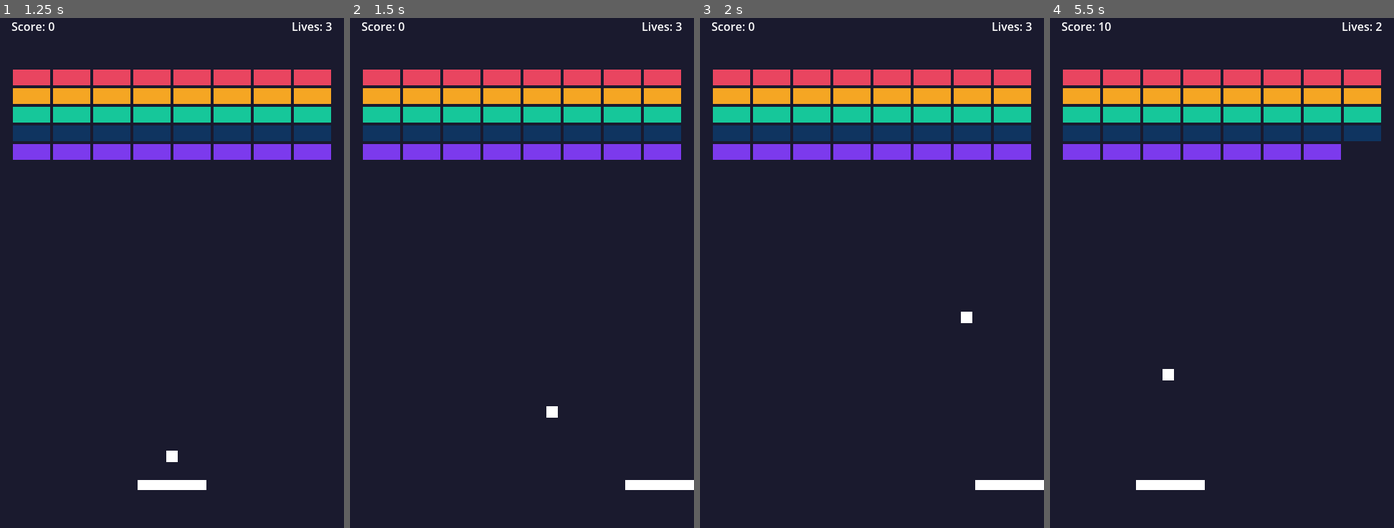
Above: before the commit, frames 1-4 (left to right).
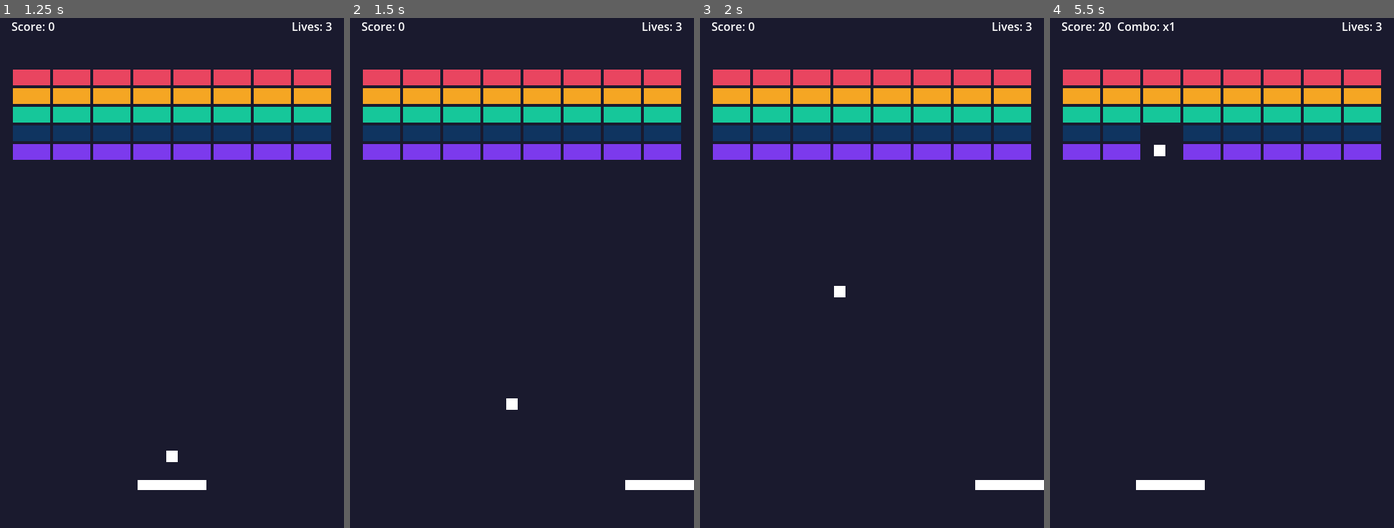
Above: after the commit, the same moments.

Repository: WSQS/brick-blast
Game: Godot game, scene res://scene/menu.tscn
Two runs of this game, one before a commit and one after it. Both use one fixed random seed, a clock stepped at 60 frames per second and the inputs below.
Inputs (mouse positions are in pixels of both pictures, inside the frame that each line leads up to):
- Up to frame 1 (1.25 s): click "Start" at 0.5 s
- Up to frame 2 (1.5 s): tap Enter (ui_accept) at 1.25 s; move the mouse to (597, 242) at 1.27 s; hold Right (ui_right) from 1.28 s (still down); hold Enter (ui_accept) from 1.28 s (still down); click (597, 242) at 1.42 s
- Up to frame 3 (2 s): keep holding Right (ui_right); keep holding Enter (ui_accept)
- Up to frame 4 (5.5 s): release Right (ui_right) at 2 s; release Enter (ui_accept) at 2 s; drag from (1153, 293) to (1204, 375) at 2.02 s; move the mouse to (1256, 155) at 2.77 s; hold Right (ui_right) 2.78-3.5 s; hold Enter (ui_accept) 2.78-3.5 s; tap Alt at 2.85 s; click (1256, 155) at 2.92 s; drag from (1204, 375) to (1118, 191) at 3.52 s; move the mouse to (1325, 349) at 4.27 s; hold Left (ui_left) 4.28-5 s; hold Enter (ui_accept) 4.28-5 s; click (1325, 349) at 4.42 s; drag from (1118, 191) to (1170, 140) at 5.02 s

Frame 1 is identical in both runs. In frame 2, 0.1% of the frame differs, in the area x 45-61%, y 74-79%; in frame 3, 0.1%; in frame 4, 1.2%, in the area x 14-97%, y 0-72%.

Commit message:
refactor: readability pass across all scripts
main.gd: extract _random_launch_dir, _sync_pierce_count,

_game_over; magic numbers to named constants; defensive

brick cleanup in _spawn_bricks; star string via repeat.

ball.gd: add is_active flag, get/set_speed encapsulation,

flatten _physics_process, remove redundant parent checks.

paddle.gd: add parent null guard.

Sync docs test count to 73.

Diff:
--- a/script/ball.gd
+++ b/script/ball.gd
@@ -8,10 +8,10 @@
 const RADIUS: float = 8.0
 
 var _speed: float = SPEED
-var pierce_count: int = 0  # Piercing shots remaining (D014)
-var is_extra_ball: bool = false  # Extra balls are consumable, don't cost lives (D014)
+var pierce_count: int = 0
+var is_extra_ball: bool = false
+var is_active: bool = true
 
-# Playfield bounds (set by main on ready)
 var bounds: Rect2 = Rect2(0, 0, 480, 720)
 
 
@@ -19,46 +19,44 @@
 	velocity = direction.normalized() * _speed
 
 
+func get_speed() -> float:
+	return _speed
+
+
+func set_speed(s: float) -> void:
+	_speed = s
+
+
 func _physics_process(delta: float) -> void:
+	if not is_active:
+		return
 	var parent := get_parent()
-	# Skip physics when ball is stuck to paddle (D012)
-	if parent and parent.get("ball_stuck") == true:
-		return
-	# Skip physics when paused (D012)
-	if parent and parent.get("paused") == true:
+	if parent == null or parent.get("ball_stuck") or parent.get("paused"):
 		return
 
 	var collision := move_and_collide(velocity * delta)
-
-	# Wall collisions (left / right / top) via bounds check
 	_handle_walls()
 
 	if collision:
 		var collider := collision.get_collider()
-		if collider:
-			if collider.is_in_group("brick"):
-				if pierce_count > 0:
-					pierce_count -= 1
-					# Pierce: destroy brick without bouncing
-				else:
-					velocity = velocity.bounce(collision.get_normal())
-				collider.destroy()
-			elif parent and collider == parent.paddle:
-				velocity = bounce_off_paddle(global_position, collider.get_rect(), _speed)
-				_speed = minf(_speed * 1.03, MAX_SPEED)
-				velocity = velocity.normalized() * _speed
-				# Notify main to reset combo (D011)
-				if parent and parent.has_method("_on_paddle_hit"):
-					parent._on_paddle_hit()
+		if collider and collider.is_in_group("brick"):
+			if pierce_count > 0:
+				pierce_count -= 1
+			else:
+				velocity = velocity.bounce(collision.get_normal())
+			collider.destroy()
+		elif collider == parent.paddle:
+			velocity = bounce_off_paddle(global_position, collider.get_rect(), _speed)
+			_speed = minf(_speed * 1.03, MAX_SPEED)
+			velocity = velocity.normalized() * _speed
+			parent._on_paddle_hit()
 
-	# Fell below paddle — notify main (main decides life cost based on remaining balls)
 	if global_position.y > bounds.end.y + 50:
-		var p := parent
-		if p and "extra_balls" in p and p.extra_balls.has(self):
-			p.extra_balls.erase(self)
+		if is_extra_ball:
+			parent.extra_balls.erase(self)
 			queue_free()
-		elif p and p.has_method("_on_ball_lost"):
-			p._on_ball_lost()
+		else:
+			parent._on_ball_lost()
 
 
 func _handle_walls() -> void:
--- a/script/main.gd
+++ b/script/main.gd
@@ -3,13 +3,13 @@
 
 const UpgradeScript = preload("res://script/upgrade.gd")
 
+# Brick grid
 const COLS: int = 8
 const ROWS: int = 5
 const BRICK_W: float = 52.0
 const BRICK_H: float = 22.0
 const BRICK_GAP: float = 4.0
 const BRICK_MARGIN_TOP: float = 80.0
-
 const COLORS: Array[Color] = [
 	Color("e94560"),
 	Color("f5a623"),
@@ -18,9 +18,13 @@
 	Color("7c3aed"),
 ]
 
+# Paddle & ball
 const PADDLE_Y: float = 660.0
 const BALL_OFFSET: float = 40.0
 const START_LIVES: int = 3
+const PADDLE_WIDE_FACTOR: float = 1.5
+const PADDLE_MAX_WIDTH_RATIO: float = 0.8
+const STAR_COMBO_THRESHOLD: int = 10
 
 @export var brick_scene: PackedScene
 @export var ball_scene: PackedScene
@@ -34,7 +38,7 @@
 @onready var message: Label = $HUD/Message
 @onready var restart_button: Button = $HUD/RestartButton
 @onready var menu_button: Button = $HUD/MenuButton
-@onready var upgrade_panel = $UpgradePanel
+@onready var upgrade_panel: CanvasLayer = $UpgradePanel
 
 var lives: int = START_LIVES
 var score: int = 0
@@ -42,18 +46,15 @@
 var game_over: bool = false
 var paused: bool = false
 
-# Combo system (D011)
 var combo: int = 0
 var max_combo: int = 0
 var lives_lost_this_level: int = 0
 
-# Ball stick state (D012): ball waits on paddle until player launches
 var ball_stuck: bool = true
 
-# Upgrade state (D014)
-var upgrades: Dictionary = {}  # UpgradeScript.Type -> count
+var upgrades: Dictionary = {}  # UpgradeScript.Type -> stack count
 var rounds_cleared: int = 0
-var extra_balls: Array[CharacterBody2D] = []  # Multi-ball upgrade (D014)
+var extra_balls: Array[CharacterBody2D] = []
 
 
 func _ready() -> void:
@@ -67,15 +68,11 @@
 
 
 func _input(event: InputEvent) -> void:
-	if game_over:
-		return
-	# Don't process game input when upgrade panel is open
-	if upgrade_panel and upgrade_panel.visible:
-		return
-	# Launch ball (D012) — only when not paused
-	if not paused and ball_stuck and (event.is_action_pressed("ui_accept") or (event is InputEventMouseButton and event.pressed)):
-		_launch_ball()
-	# Pause (D012)
+	if game_over or upgrade_panel.visible:
+		return
+	if not paused and ball_stuck:
+		if event.is_action_pressed("ui_accept") or (event is InputEventMouseButton and event.pressed):
+			_launch_ball()
 	if event.is_action_pressed("ui_cancel"):
 		_toggle_pause()
 
@@ -91,30 +88,26 @@
 
 func _launch_ball() -> void:
 	ball_stuck = false
-	var angle: float = randf_range(-PI / 4.0, PI / 4.0) - PI / 2.0
-	ball.launch(Vector2(cos(angle), sin(angle)))
-	# Launch any extra balls with different angles (D014)
+	_sync_pierce_count()
+	ball.launch(_random_launch_dir())
 	for extra in extra_balls:
 		if is_instance_valid(extra):
-			var ext_angle: float = randf_range(-PI / 4.0, PI / 4.0) - PI / 2.0
-			extra.launch(Vector2(cos(ext_angle), sin(ext_angle)))
-
-
-func _launch_extra_ball(extra: CharacterBody2D) -> void:
-	# Position at paddle and launch immediately
-	extra.position = Vector2(paddle.position.x, PADDLE_Y - BALL_OFFSET)
-	var angle: float = randf_range(-PI / 4.0, PI / 4.0) - PI / 2.0
-	extra.launch(Vector2(cos(angle), sin(angle)))
+			extra.launch(_random_launch_dir())
+
+
+func _random_launch_dir() -> Vector2:
+	var angle := randf_range(-PI / 4.0, PI / 4.0) - PI / 2.0
+	return Vector2(cos(angle), sin(angle))
 
 
 func _process(_delta: float) -> void:
-	# Keep ball on paddle while stuck
-	if ball_stuck and not paused:
-		ball.position = Vector2(paddle.position.x, PADDLE_Y - BALL_OFFSET)
-		# Extra balls also follow paddle while stuck (D014)
-		for extra in extra_balls:
-			if is_instance_valid(extra):
-				extra.position = Vector2(paddle.position.x, PADDLE_Y - BALL_OFFSET)
+	if not (ball_stuck and not paused):
+		return
+	var stick_pos := Vector2(paddle.position.x, PADDLE_Y - BALL_OFFSET)
+	ball.position = stick_pos
+	for extra in extra_balls:
+		if is_instance_valid(extra):
+			extra.position = stick_pos
 
 
 func _compute_playfield() -> Rect2:
@@ -123,6 +116,9 @@
 
 
 func _spawn_bricks() -> void:
+	for brick in bricks.get_children():
+		brick.queue_free()
+	bricks_left = 0
 	var total_w: float = COLS * BRICK_W + (COLS - 1) * BRICK_GAP
 	var start_x: float = (playfield.size.x - total_w) / 2.0
 
@@ -141,19 +137,17 @@
 
 
 func _reset_round() -> void:
+	ball.is_active = true
 	ball.position = Vector2(playfield.size.x / 2.0, PADDLE_Y - BALL_OFFSET)
 	ball.velocity = Vector2.ZERO
 	ball_stuck = true
-	# Reset combo on ball loss (D011)
 	combo = 0
 	_update_hud()
 
 
 func _on_brick_destroyed() -> void:
-	# Combo system (D011): +1 per brick, reset on paddle hit
 	combo += 1
 	max_combo = maxi(max_combo, combo)
-	# Score scales with combo
 	score += 10 * (1 + combo / 5)
 	bricks_left -= 1
 	_update_hud()
@@ -162,71 +156,64 @@
 
 
 func _on_paddle_hit() -> void:
-	# Combo reset on paddle contact (D011)
 	combo = 0
-	# Pierce reset on paddle contact — each round is a fresh start
-	if upgrades.get(UpgradeScript.Type.PIERCE, 0) > 0:
-		ball.pierce_count = upgrades[UpgradeScript.Type.PIERCE] * 3
-	else:
-		ball.pierce_count = 0
-	_update_hud()
+	_sync_pierce_count()
+	_update_hud()
+
+
+## Sets ball.pierce_count from upgrades (called on launch and paddle hit)
+func _sync_pierce_count() -> void:
+	ball.pierce_count = upgrades.get(UpgradeScript.Type.PIERCE, 0) * 3
 
 
 func _on_ball_lost() -> void:
 	if game_over:
 		return
-	# If extra balls are still in play, do nothing — let them keep flying.
-	# Only when ALL balls are gone do we cost a life and reset.
+	# Extra balls still alive — deactivate main ball. Only when all balls
+	# are gone do we cost a life and reset.
 	if extra_balls.size() > 0:
+		ball.is_active = false
 		return
 	lives -= 1
 	lives_lost_this_level += 1
 	_update_hud()
 	if lives <= 0:
-		_lose()
+		_game_over()
 	else:
 		_reset_round()
 
 
+func _game_over() -> void:
+	game_over = true
+	message.text = "GAME OVER"
+	message.show()
+	restart_button.show()
+	menu_button.show()
+
+
 func _win() -> void:
+	if upgrade_panel.visible:
+		return
 	rounds_cleared += 1
-	# Stop ball immediately
 	ball_stuck = true
 	ball.velocity = Vector2.ZERO
-	var star_count := _compute_stars()
-	var star_str := ""
-	for i in star_count:
-		star_str += "*"
-	message.text = "ROUND CLEAR! %s" % star_str
+	var stars := "*".repeat(_compute_stars())
+	message.text = "ROUND CLEAR! %s" % stars
 	message.show()
-	# Show upgrade choices (D014)
 	await get_tree().create_timer(1.0).timeout
 	message.hide()
 	upgrade_panel.show_choices()
 
 
 func _compute_stars() -> int:
-	# D013: 3-star rating
-	var count: int = 1  # 1 star for clearing
-	if max_combo >= 10:
+	var count := 1  # 1 star for clearing
+	if max_combo >= STAR_COMBO_THRESHOLD:
 		count += 1
 	if lives_lost_this_level == 0:
 		count += 1
 	return count
 
 
-func _lose() -> void:
-	_end_game("GAME OVER")
-
-
-func _end_game(text: String) -> void:
-	game_over = true
-	message.text = text
-	message.show()
-	restart_button.show()
-	menu_button.show()
-
-
 func _on_upgrade_selected(upgrade) -> void:
 	upgrades[upgrade.id] = upgrades.get(upgrade.id, 0) + 1
 	_apply_upgrade(upgrade.id)
@@ -237,38 +224,32 @@
 	match id:
 		UpgradeScript.Type.PADDLE_WIDE:
 			var shape: RectangleShape2D = paddle.get_node("CollisionShape2D").shape
-			# Cap at 80% of screen width to avoid covering entire playfield
-			var max_w: float = playfield.size.x * 0.8
-			var new_w: float = minf(shape.size.x * 1.5, max_w)
+			var max_w: float = playfield.size.x * PADDLE_MAX_WIDTH_RATIO
+			var new_w: float = minf(shape.size.x * PADDLE_WIDE_FACTOR, max_w)
 			shape.size.x = new_w
-			# Sync visual ColorRect
 			if paddle.has_node("ColorRect"):
 				var cr: ColorRect = paddle.get_node("ColorRect")
 				cr.size.x = new_w
-				cr.position.x = -cr.size.x / 2.0
+				cr.position.x = -new_w / 2.0
 		UpgradeScript.Type.SLOW_BALL:
-			ball._speed *= 0.8
+			ball.set_speed(ball.get_speed() * 0.8)
 		UpgradeScript.Type.EXTRA_LIFE:
 			lives += 1
 		UpgradeScript.Type.MULTI_BALL:
-			pass  # Balls spawned in _start_next_round after scene reset
+			pass  # extra balls spawned in _start_next_round
 		UpgradeScript.Type.PIERCE:
-			ball.pierce_count += 3
+			pass  # pierce_count synced on launch / paddle hit
 
 
 func _start_next_round() -> void:
-	# Clear extra balls from previous round
 	for extra in extra_balls:
 		if is_instance_valid(extra):
 			extra.queue_free()
 	extra_balls.clear()
-	# Reset per-round state but keep upgrades
-	bricks_left = 0
 	_spawn_bricks()
 	_reset_round()
 	lives_lost_this_level = 0
 	max_combo = 0
-	# Spawn extra balls for multi-ball upgrade (persistent across rounds)
 	var multi_count: int = upgrades.get(UpgradeScript.Type.MULTI_BALL, 0)
 	for i in multi_count:
 		_spawn_extra_ball()
@@ -280,12 +261,11 @@
 		return
 	var new_ball: CharacterBody2D = ball_scene.instantiate()
 	new_ball.bounds = playfield
-	new_ball._speed = ball._speed
+	new_ball.set_speed(ball.get_speed())
 	new_ball.pierce_count = ball.pierce_count
 	new_ball.is_extra_ball = true
 	add_child(new_ball)
 	extra_balls.append(new_ball)
-	# Position near paddle, will launch when main ball launches
 	new_ball.position = Vector2(paddle.position.x, PADDLE_Y - BALL_OFFSET)
 
 
--- a/script/paddle.gd
+++ b/script/paddle.gd
@@ -8,7 +8,8 @@
 
 
 func _physics_process(delta: float) -> void:
-	if get_parent().paused:
+	var parent := get_parent()
+	if parent and parent.get("paused"):
 		return
 	var target_x := position.x
 
--- a/test/unit/test_upgrade.gd
+++ b/test/unit/test_upgrade.gd
@@ -164,32 +164,30 @@
 
 func test_pierce_upgrade_adds_pierce_count() -> void:
 	assert_eq(main.ball.pierce_count, 0, "Ball should start with 0 pierce")
-	main._apply_upgrade(UpgradeScript.Type.PIERCE)
+	main.upgrades[UpgradeScript.Type.PIERCE] = 1
+	main._sync_pierce_count()
 	assert_eq(main.ball.pierce_count, 3, "Ball should have 3 pierce after upgrade")
 
 func test_pierce_upgrade_stacks() -> void:
-	main._apply_upgrade(UpgradeScript.Type.PIERCE)
-	main._apply_upgrade(UpgradeScript.Type.PIERCE)
+	main.upgrades[UpgradeScript.Type.PIERCE] = 2
+	main._sync_pierce_count()
 	assert_eq(main.ball.pierce_count, 6, "Pierce should stack to 6")
 
 func test_pierce_zero_means_normal_bounce() -> void:
 	assert_eq(main.ball.pierce_count, 0, "No pierce by default")
 
 func test_pierce_resets_on_paddle_hit() -> void:
-	# Register upgrade in upgrades dict (simulates _on_upgrade_selected)
 	main.upgrades[UpgradeScript.Type.PIERCE] = 1
-	main._apply_upgrade(UpgradeScript.Type.PIERCE)
+	main._sync_pierce_count()
 	assert_eq(main.ball.pierce_count, 3, "Should have 3 pierce after upgrade")
 	# Consume 2 pierce charges
 	main.ball.pierce_count = 1
 	main._on_paddle_hit()
-	# Should be restored to full (1 upgrade * 3 = 3)
 	assert_eq(main.ball.pierce_count, 3, "Pierce should reset to full on paddle hit")
 
 func test_pierce_resets_on_paddle_hit_with_multiple_upgrades() -> void:
 	main.upgrades[UpgradeScript.Type.PIERCE] = 2
-	main._apply_upgrade(UpgradeScript.Type.PIERCE)
-	main._apply_upgrade(UpgradeScript.Type.PIERCE)
+	main._sync_pierce_count()
 	main.ball.pierce_count = 1
 	main._on_paddle_hit()
 	assert_eq(main.ball.pierce_count, 6, "Pierce should reset to 6 (2 upgrades * 3)")
Not shown, changed: CHANGELOG.md
Not shown, changed: docs/roadmap.md
